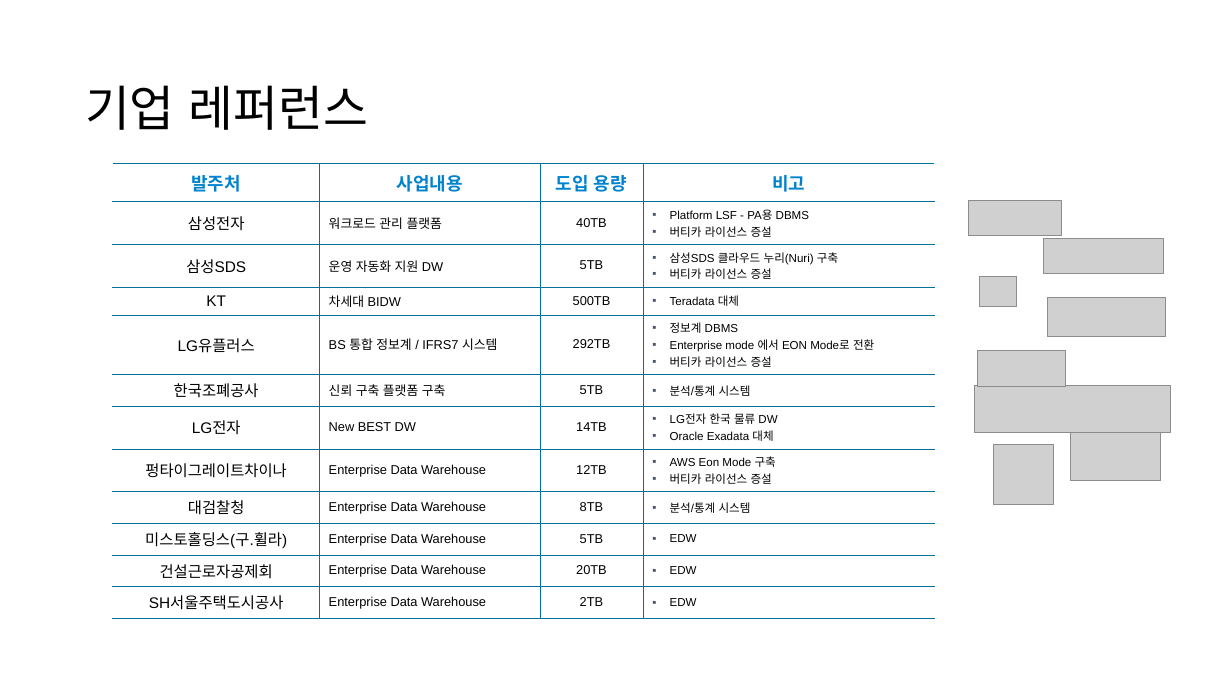
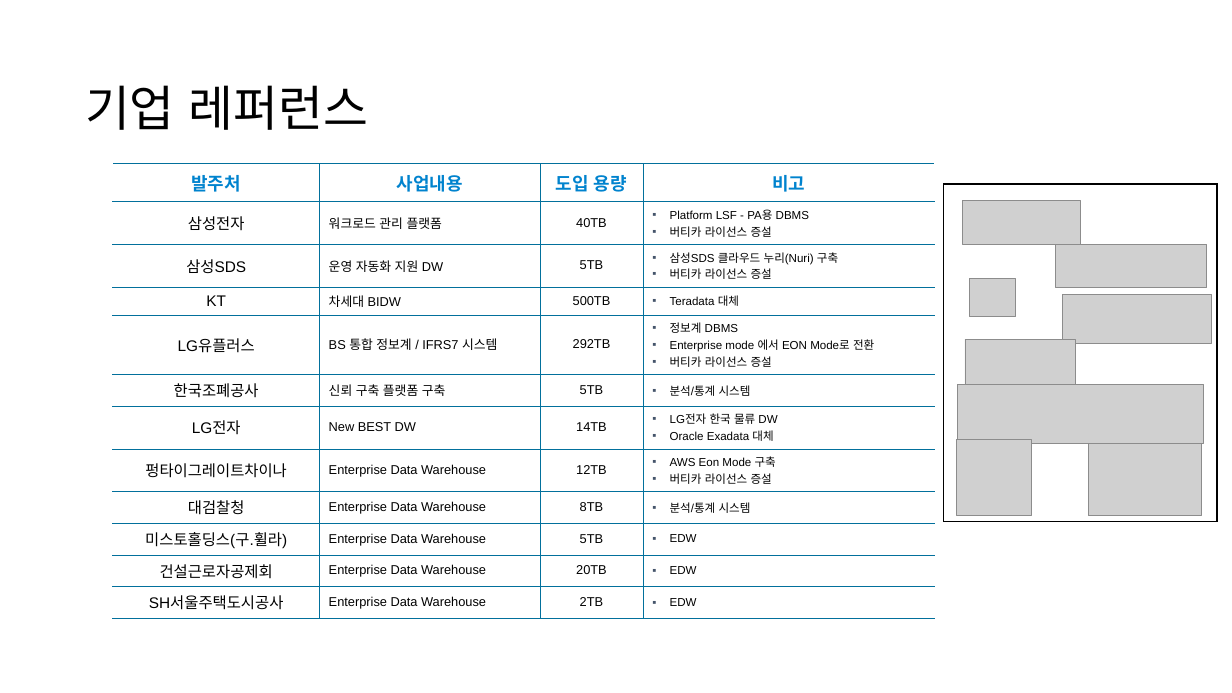
Before and after one commit to JIN0326/vertica_blog, a slide deck: slide 3 of 99ref/버티카_국내레퍼런스.pptx. Drawn at 1232x693 pixels with LibreOffice and Linux fonts; fonts in the diff are those of the drawing; grey boxes stand for pictures; background and template pictures are left out. Boxes give left, top, right and bottom in pixels: in the first picture for what was removed or moved away, otherwise in the second. Text is boxed around its words. In the diff, an @@ line names an element or a change of style, - is before the commit and + after.

```diff
--- a/99ref/버티카_국내레퍼런스.pptx
+++ b/99ref/버티카_국내레퍼런스.pptx
@@ rectangle added at bbox=[944, 184, 1217, 521], outline #000000 1 pt @@
@@ picture: place and size @@
-picture at bbox=[969, 201, 1062, 236]
+picture at bbox=[963, 201, 1080, 245]
@@ picture: place and size @@
-picture at bbox=[1043, 238, 1164, 273]
+picture at bbox=[1056, 244, 1208, 287]
@@ picture: place and size @@
-picture at bbox=[980, 276, 1017, 307]
+picture at bbox=[970, 279, 1016, 317]
@@ picture: place and size @@
-picture at bbox=[1047, 298, 1166, 336]
+picture at bbox=[1063, 295, 1212, 344]
@@ picture: place and size @@
-picture at bbox=[978, 350, 1066, 386]
+picture at bbox=[965, 339, 1076, 384]
@@ picture: place and size @@
-picture at bbox=[974, 386, 1170, 433]
+picture at bbox=[958, 384, 1204, 444]
@@ picture: place and size @@
-picture at bbox=[994, 445, 1054, 506]
+picture at bbox=[957, 440, 1032, 516]
@@ picture: place and size @@
-picture at bbox=[1070, 417, 1161, 481]
+picture at bbox=[1089, 436, 1202, 517]
```
Also in this commit, not shown: 2 other slides changed, 20 other files.
